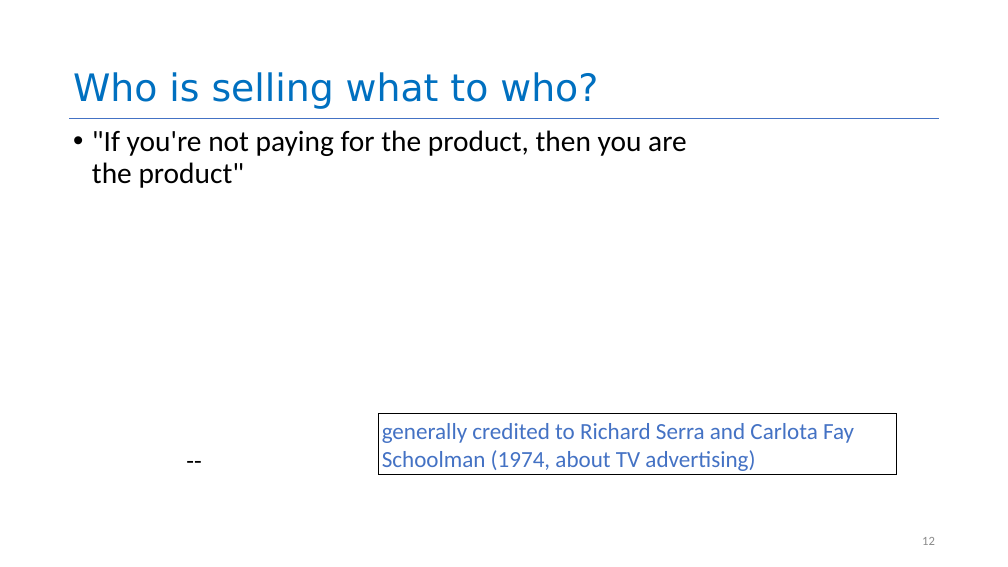
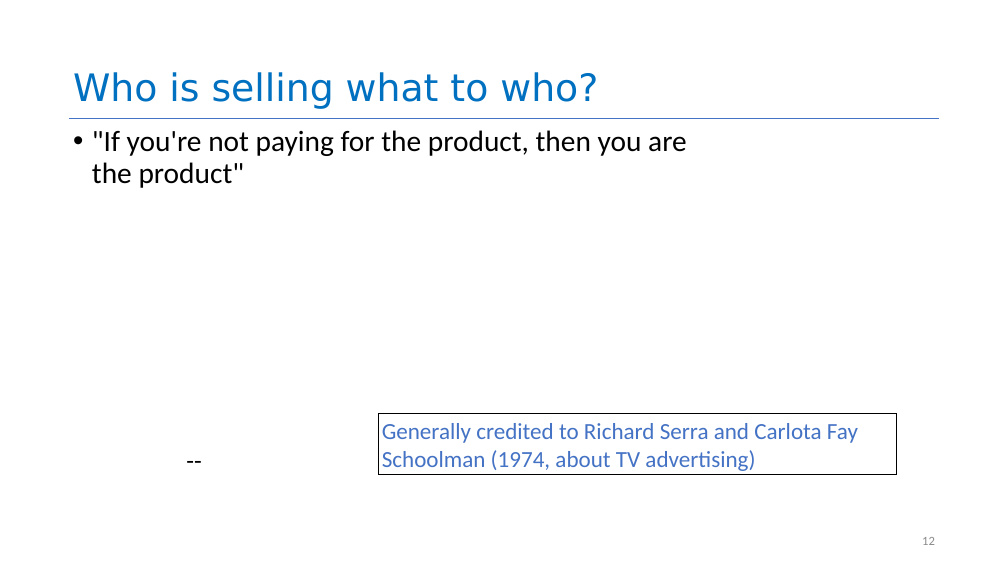
Before and after one commit to neu-se/CS4530-Fall-2025, a slide deck: slide 12 of Slides/Module 16A Engineering Ethical Software.pptx. Drawn at 1008x567 pixels with LibreOffice and Linux fonts; fonts in the diff are those of the drawing. Boxes give left, top, right and bottom in pixels: in the first picture for what was removed or moved away, otherwise in the second. Text is boxed around its words. In the diff, an @@ line names an element or a change of style, - is before the commit and + after.

```diff
--- a/Slides/Module 16A Engineering Ethical Software.pptx
+++ b/Slides/Module 16A Engineering Ethical Software.pptx
@@ text in rectangle at (x1=382, y1=423, x2=858, y2=471): text changed @@
-generally credited to Richard Serra and Carlota Fay Schoolman (1974, about TV advertising)
+Generally credited to Richard Serra and Carlota Fay Schoolman (1974, about TV advertising)
```
Also in this commit, not shown: 5 other slides changed, 1 other file.
